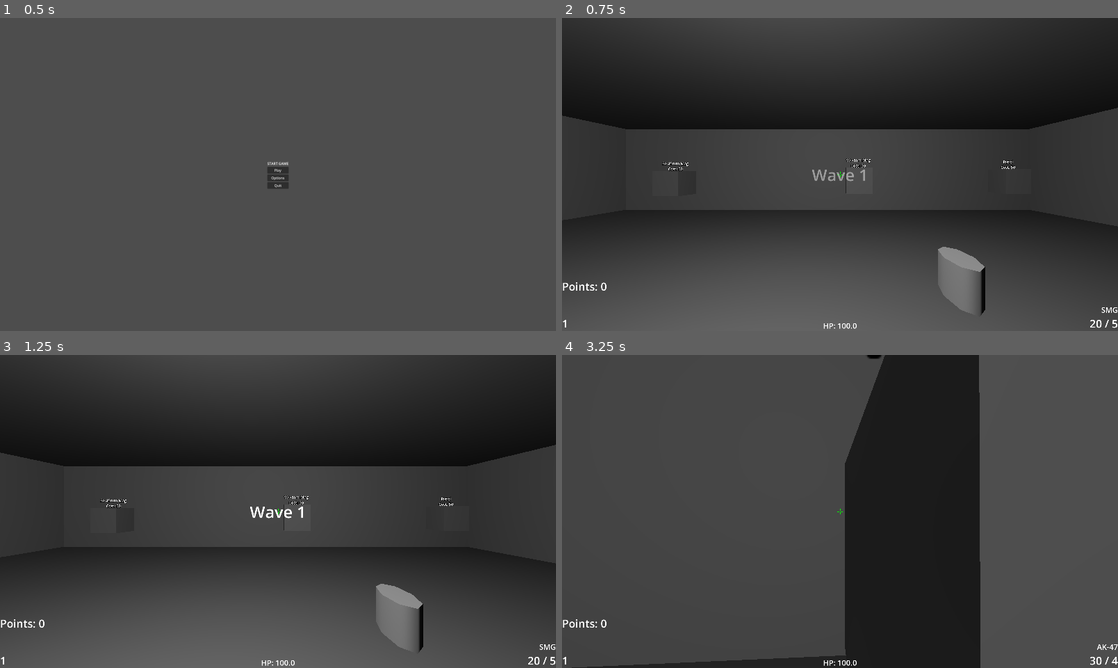
Above: before the commit, frames 1-4 (two rows, left to right).
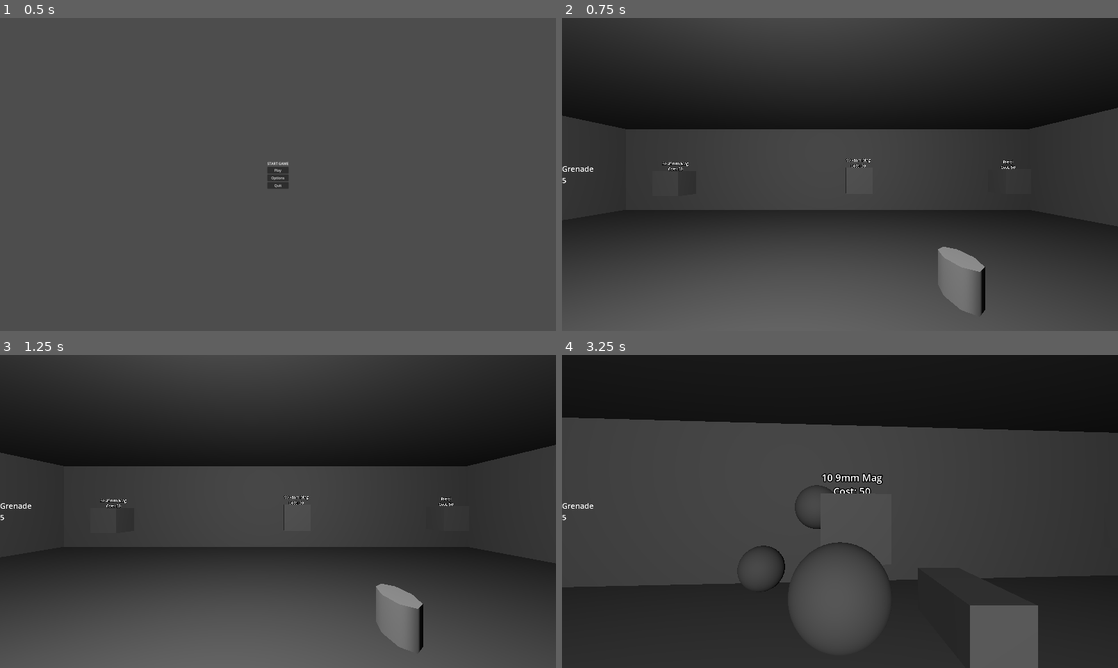
Above: after the commit, the same moments.

Repository: jarodarte/project-simba
Game: Godot game, scene res://game_start.tscn
Same seed, same stepped clock (60 frames per second), same inputs: the game is played once before the commit and once after it. Sound files missing from this copy of the repository are replaced by a short silence.
Inputs (mouse positions are in pixels of both pictures, inside the frame that each line leads up to):
- Up to frame 1 (0.5 s): no input
- Up to frame 2 (0.75 s): click "Play" at 0.5 s
- Up to frame 3 (1.25 s): no input
- Up to frame 4 (3.25 s): tap Enter at 1.25 s; move the mouse to (867, 511) at 1.27 s; hold Q (throw_grenade, bound only after the commit) 1.28-2.03 s; hold W (forward) from 1.28 s (still down); click (867, 511) at 1.42 s; tap Space (jump) at 1.52, 2.27 s; move the mouse to (812, 511) at 2.02 s; tap E (interact) at 2.1 s; tap Q (throw_grenade, bound only after the commit) at 2.3, 3.05 s; move the mouse to (851, 505) at 2.77 s; hold Mouse wheel up (next_weapon) from 2.78 s (still down)

Frame 1 is identical in both runs. In frame 2, 0.4% of the frame differs, in the area x 0-100%, y 47-100%; in frame 3, 0.4%; in frame 4, 47%, in the area x 0-100%, y 0-100%.
Error after the commit: Invalid access to property or key 'weapon_ui_update' on a base object of type 'Node (game_manager.gd)'. (res://hud.gd:93)

Commit message:
mid process grenade push

Diff:
--- /dev/null
+++ b/ExplosiveData.gd
@@ -0,0 +1,23 @@
+extends Resource
+class_name ExplosiveData
+
+@export var name: String = "Frag Grenade"
+@export var grenade_scene: PackedScene  # the 3D object that gets thrown
+
+# Throw behavior
+@export var throw_force: float = 15.0   # how hard it's thrown (m/s)
+@export var cook_time: float = 0.0      # hold to cook - reduces fuse
+@export var is_sticky: bool = false     # sticks to geometry
+
+# Detonation
+@export var fuse_time: float = 3.0      # seconds before it explodes
+@export var explosion_radius: float = 5.0
+@export var explodes_on_impact: bool = true
+
+# Damage
+@export var max_damage: int = 100       # damage at epicenter
+@export var min_damage: int = 10        # damage at edge of radius
+@export var falloff_curve: Curve        # optional: custom damage falloff shape
+
+# Inventory
+@export var count: int = 2             # how many the player carries
--- a/game_manager.gd
+++ b/game_manager.gd
@@ -9,8 +9,8 @@
 signal wave_started(new_wave: int)
 signal points_changed(new_points: int)
 signal health_changed(new_health: float)
-@warning_ignore("unused_signal")
-signal weapon_ui_update(gun_name: String, current: int, reserve: int)
+signal _weapon_ui_update(gun_name: String, current: int, reserve: int)
+signal _grenade_ui_update(grenade_name: String, new_count: int)
 
 func get_enemies_per_wave() -> int:
 	return 5 + (current_wave * 5)
--- /dev/null
+++ b/grenade.gd
@@ -0,0 +1,48 @@
+extends RigidBody3D
+
+var has_exploded: bool = false
+var data: ExplosiveData
+
+@onready var area = $Area3D
+@onready var mesh = $MeshInstance3D
+@onready var particles = $GPUParticles3D
+@onready var audio = $AudioStreamPlayer3D
+
+func init(explosive_data: ExplosiveData, fuse_override: float = -1.0):
+	data = explosive_data
+	if data.explodes_on_impact:
+		body_entered.connect(_on_body_entered)
+	else:
+		var fuse = fuse_override if fuse_override >= 0.0 else data.fuse_time
+		await get_tree().create_timer(fuse).timeout
+		explode()
+
+func _on_body_entered(_body):
+	explode()
+
+func explode():
+	if has_exploded:
+		return
+	has_exploded = true
+	print("exploded at: ", global_position)
+	print("bodies found: ", area.get_overlapping_bodies())
+	var shape = area.get_node("CollisionShape3D")
+	shape.shape = SphereShape3D.new()
+	shape.shape.radius = data.explosion_radius
+	await get_tree().physics_frame
+	var bodies = area.get_overlapping_bodies()
+	for body in bodies:
+		if body == self:
+			continue
+		var distance = (global_position - body.global_position).length()
+		var ratio = distance / data.explosion_radius
+		var damage = lerp(float(data.max_damage), float(data.min_damage), ratio)
+		if body.is_in_group("enemy"):
+			body.take_damage(int(damage), {})
+		if body.is_in_group("player"):
+			GameManager.take_damage(int(damage))
+	mesh.visible = false
+	particles.emitting = true
+	audio.play()
+	await audio.finished
+	queue_free()
--- /dev/null
+++ b/grenade.tscn
@@ -0,0 +1,29 @@
+[gd_scene format=3 uid="uid://gi1u6081qlys"]
+
+[ext_resource type="Script" uid="uid://bbktxtqrhajj2" path="res://grenade.gd" id="1_gju2f"]
+
+[sub_resource type="SphereMesh" id="SphereMesh_pu16u"]
+
+[sub_resource type="SphereShape3D" id="SphereShape3D_gju2f"]
+
+[sub_resource type="SphereShape3D" id="SphereShape3D_24g56"]
+
+[node name="Grenade" type="RigidBody3D" unique_id=927775730]
+collision_mask = 5
+script = ExtResource("1_gju2f")
+
+[node name="MeshInstance3D" type="MeshInstance3D" parent="." unique_id=2118801358]
+mesh = SubResource("SphereMesh_pu16u")
+
+[node name="CollisionShape3D" type="CollisionShape3D" parent="." unique_id=959002722]
+shape = SubResource("SphereShape3D_gju2f")
+
+[node name="Area3D" type="Area3D" parent="." unique_id=1794012318]
+collision_mask = 5
+
+[node name="CollisionShape3D" type="CollisionShape3D" parent="Area3D" unique_id=1309813672]
+shape = SubResource("SphereShape3D_24g56")
+
+[node name="AudioStreamPlayer3D" type="AudioStreamPlayer3D" parent="." unique_id=285588570]
+
+[node name="GPUParticles3D" type="GPUParticles3D" parent="." unique_id=713184637]
--- a/hud.gd
+++ b/hud.gd
@@ -9,6 +9,8 @@
 @onready var weapon_name_label = $Control/VBoxContainer/WeaponNameLabel
 @onready var settings_menu = $PauseMenu/SettingsMenu
 @onready var wave_start_label = $Control/WaveStartLabel
+@onready var grenade_label = $Control/VBoxContainer2/GrenadeLabel
+@onready var grenade_count_label = $Control/VBoxContainer2/GrenadeCountLabel
 
 var _tween: Tween
 
@@ -75,6 +77,10 @@
 		Input.set_mouse_mode(Input.MOUSE_MODE_CAPTURED)
 	$PauseMenu.visible = get_tree().paused
 
+func update_grenade_ui(grenade_name: String, grenade_count: int):
+	grenade_label.text = grenade_name
+	grenade_count_label.text = str(grenade_count)
+
 func _input(event):
 	if event.is_action_pressed("ui_cancel"):
 		toggle_pause()
@@ -85,6 +91,7 @@
 	GameManager.health_changed.connect(update_health)
 	GameManager.wave_started.connect(_on_wave_started)
 	GameManager.weapon_ui_update.connect(update_weapon_ui)
+	GameManager.grenade_ui_update.connect(update_grenade_ui)
 	settings_menu.crosshair_updated.connect(rebuild_crosshair)
 	update_points(GameManager.points)
 	update_health(GameManager.health)
--- a/hud.tscn
+++ b/hud.tscn
@@ -20,6 +20,12 @@
 
 [sub_resource type="LabelSettings" id="LabelSettings_64ctp"]
 font_size = 75
+
+[sub_resource type="LabelSettings" id="LabelSettings_61f8s"]
+font_size = 35
+
+[sub_resource type="LabelSettings" id="LabelSettings_g10ll"]
+font_size = 35
 
 [node name="HUD" type="CanvasLayer" unique_id=690985505]
 process_mode = 3
@@ -123,6 +129,26 @@
 grow_horizontal = 2
 grow_vertical = 2
 label_settings = SubResource("LabelSettings_64ctp")
+
+[node name="VBoxContainer2" type="VBoxContainer" parent="Control" unique_id=1171858065]
+layout_mode = 1
+anchors_preset = 4
+anchor_top = 0.5
+anchor_bottom = 0.5
+offset_top = -51.0
+offset_right = 145.0
+offset_bottom = 51.0
+grow_vertical = 2
+
+[node name="GrenadeLabel" type="Label" parent="Control/VBoxContainer2" unique_id=1435110090]
+layout_mode = 2
+text = "Grenade"
+label_settings = SubResource("LabelSettings_61f8s")
+
+[node name="GrenadeCountLabel" type="Label" parent="Control/VBoxContainer2" unique_id=110645225]
+layout_mode = 2
+text = "5"
+label_settings = SubResource("LabelSettings_g10ll")
 
 [node name="PauseMenu" type="Control" parent="." unique_id=851235634]
 process_mode = 3
--- a/main.tscn
+++ b/main.tscn
@@ -4,12 +4,9 @@
 [ext_resource type="PackedScene" uid="uid://4tbtaukq26i3" path="res://hud.tscn" id="2_lquwl"]
 [ext_resource type="PackedScene" uid="uid://dns1tpcbxstai" path="res://timed_spawner.tscn" id="4_1bvp3"]
 [ext_resource type="PackedScene" uid="uid://c5vcp70r6veoo" path="res://player.tscn" id="4_272bh"]
-[ext_resource type="Resource" uid="uid://dx0rufvkjrbcs" path="res://assault_rifle_m4.tres" id="5_4c57u"]
 [ext_resource type="PackedScene" uid="uid://cbj1h80hi5skx" path="res://loot_button.tscn" id="6_7mycd"]
 [ext_resource type="Script" uid="uid://usc4sl4sxcbl" path="res://WeaponData.gd" id="6_272bh"]
 [ext_resource type="PackedScene" uid="uid://b2pv5a8fko5c2" path="res://pistol.tscn" id="7_272bh"]
-[ext_resource type="Resource" uid="uid://beeltvvpf3qod" path="res://assault_rifle_ak.tres" id="7_dg77c"]
-[ext_resource type="Resource" uid="uid://cymn1vpyhy3gb" path="res://smg.tres" id="8_efxa6"]
 
 [sub_resource type="Sky" id="Sky_a202f"]
 
@@ -144,7 +141,6 @@
 
 [node name="Player" parent="." unique_id=1934467046 instance=ExtResource("4_272bh")]
 transform = Transform3D(-4.371139e-08, 0, 1, 0, 1, 0, -1, 0, -4.371139e-08, 0.04116893, -1.041606, -34.60434)
-weapons = Array[ExtResource("6_272bh")]([ExtResource("5_4c57u"), ExtResource("7_dg77c"), ExtResource("8_efxa6")])
 
 [node name="Timed Spawner" parent="." unique_id=1538764362 instance=ExtResource("4_1bvp3")]
 transform = Transform3D(1, 0, 0, 0, 1, 0, 0, 0, 1, 6.6661615, -1.0425949, -41.300117)
--- a/player.gd
+++ b/player.gd
@@ -14,12 +14,21 @@
 @onready var weapon_sway = $WeaponSway
 @onready var interaction_checker = $InteractionChecker
 @onready var player_shooter = $PlayerShooter
+@onready var grenade_anchor = $GrenadeAnchor
 
+@export var explosives: Array[ExplosiveData] = []
+
+var current_explosive: ExplosiveData
+var cook_elapsed: float = 0.0
+var is_cooking: bool = false
 var pitch: float = 0.0
 
 func _ready():
 	Input.set_mouse_mode(Input.MOUSE_MODE_CAPTURED)
 	footstep_timer.timeout.connect(footstep_sound.play)
+	if explosives.size() > 0:
+		current_explosive = explosives[0].duplicate()
+		emit_grenade_stats()
 
 func _input(event):
 	if event is InputEventMouseMotion:
@@ -69,6 +78,13 @@
 		velocity.z = lerp(velocity.z, 0.0, FRICTION * delta)
 	move_and_slide()
 
+	if Input.is_action_pressed("throw_grenade"):
+		is_cooking = true
+		cook_elapsed += delta
+	if Input.is_action_just_released("throw_grenade"):
+		throw_grenade()
+		is_cooking = false
+
 	# movement sound fx
 	var is_moving = Vector2(velocity.x, velocity.z).length() > 0.1
 	if is_moving and is_on_floor():
@@ -82,3 +98,22 @@
 	# spray reset
 	var speed_ratio = clamp(Vector2(velocity.x, velocity.z).length() / SPEED, 0.0, 1.0)
 	player_shooter.update(delta, speed_ratio)
+
+func throw_grenade():
+	if current_explosive == null or current_explosive.count <= 0:
+		return
+	current_explosive.count -= 1
+	emit_grenade_stats()
+	var grenade = current_explosive.grenade_scene.instantiate()
+	get_tree().root.add_child(grenade)
+	grenade.global_position = grenade_anchor.global_position
+	var throw_direction = -camera.global_transform.basis.z
+	grenade.linear_velocity = throw_direction * current_explosive.throw_force
+	grenade.init(current_explosive, current_explosive.fuse_time - cook_elapsed)
+	cook_elapsed = 0.0  # reset for next throw
+
+func emit_grenade_stats():
+	GameManager.grenade_ui_update.emit(
+		current_explosive.name,
+		current_explosive.count
+	)
--- a/player.tscn
+++ b/player.tscn
@@ -2,7 +2,9 @@
 
 [ext_resource type="Script" uid="uid://p6r51qxt2sq2" path="res://player.gd" id="1_4flbx"]
 [ext_resource type="Script" uid="uid://usc4sl4sxcbl" path="res://WeaponData.gd" id="2_hqtel"]
+[ext_resource type="Script" uid="uid://bp2vp4a3x7mxr" path="res://ExplosiveData.gd" id="2_n7ghd"]
 [ext_resource type="Resource" uid="uid://dx0rufvkjrbcs" path="res://assault_rifle_m4.tres" id="2_onrkg"]
+[ext_resource type="PackedScene" uid="uid://gi1u6081qlys" path="res://grenade.tscn" id="3_nvl01"]
 [ext_resource type="AudioStream" uid="uid://ccguib30lv3an" path="res://Audio/footstep_concrete_002.ogg" id="5_sweqy"]
 [ext_resource type="Script" uid="uid://cf6x0amtic4fi" path="res://weapon_sway.gd" id="6_2hs0m"]
 [ext_resource type="Script" uid="uid://bv1p5xyfeecmi" path="res://interaction_checker.gd" id="7_1jxqw"]
@@ -10,12 +12,21 @@
 [ext_resource type="Script" uid="uid://ju1dfjq5pddd" path="res://player_shooter.gd" id="8_dw050"]
 [ext_resource type="Resource" uid="uid://beeltvvpf3qod" path="res://assault_rifle_ak.tres" id="8_n7ghd"]
 
+[sub_resource type="Resource" id="Resource_nvl01"]
+script = ExtResource("2_n7ghd")
+grenade_scene = ExtResource("3_nvl01")
+explosion_radius = 20.0
+explodes_on_impact = false
+count = 99
+metadata/_custom_type_script = "uid://bp2vp4a3x7mxr"
+
 [sub_resource type="CapsuleShape3D" id="CapsuleShape3D_noarx"]
 
 [node name="Player" type="CharacterBody3D" unique_id=1934467046 groups=["player"]]
 collision_layer = 2
 floor_constant_speed = true
 script = ExtResource("1_4flbx")
+explosives = Array[ExtResource("2_n7ghd")]([SubResource("Resource_nvl01")])
 
 [node name="CollisionShape3D" type="CollisionShape3D" parent="." unique_id=1998143408]
 shape = SubResource("CapsuleShape3D_noarx")
@@ -60,4 +71,6 @@
 weapon_anchor = NodePath("../Camera3D/GunHolder/WeaponAnchor")
 player = NodePath("..")
 
+[node name="GrenadeAnchor" type="Node3D" parent="." unique_id=843922240]
+
 [connection signal="timeout" from="ShootTimer" to="PlayerShooter" method="_on_shoot_timer_timeout"]
--- a/project.godot
+++ b/project.godot
@@ -129,6 +129,11 @@
 "events": [Object(InputEventKey,"resource_local_to_scene":false,"resource_name":"","device":-1,"window_id":0,"alt_press …(192 unchanged characters)…
 ]
 }
+throw_grenade={
+"deadzone": 0.2,
+"events": [Object(InputEventKey,"resource_local_to_scene":false,"resource_name":"","device":-1,"window_id":0,"alt_pressed":false,"shift_pressed":false,"ctrl_pressed":false,"meta_pressed":false,"pressed":false,"keycode":0,"physical_keycode":81,"key_label":0,"unicode":113,"location":0,"echo":false,"script":null)
+]
+}
 
 [maaacks_game_template]
 
Not shown, added: ExplosiveData.gd.uid
Not shown, added: grenade.gd.uid
